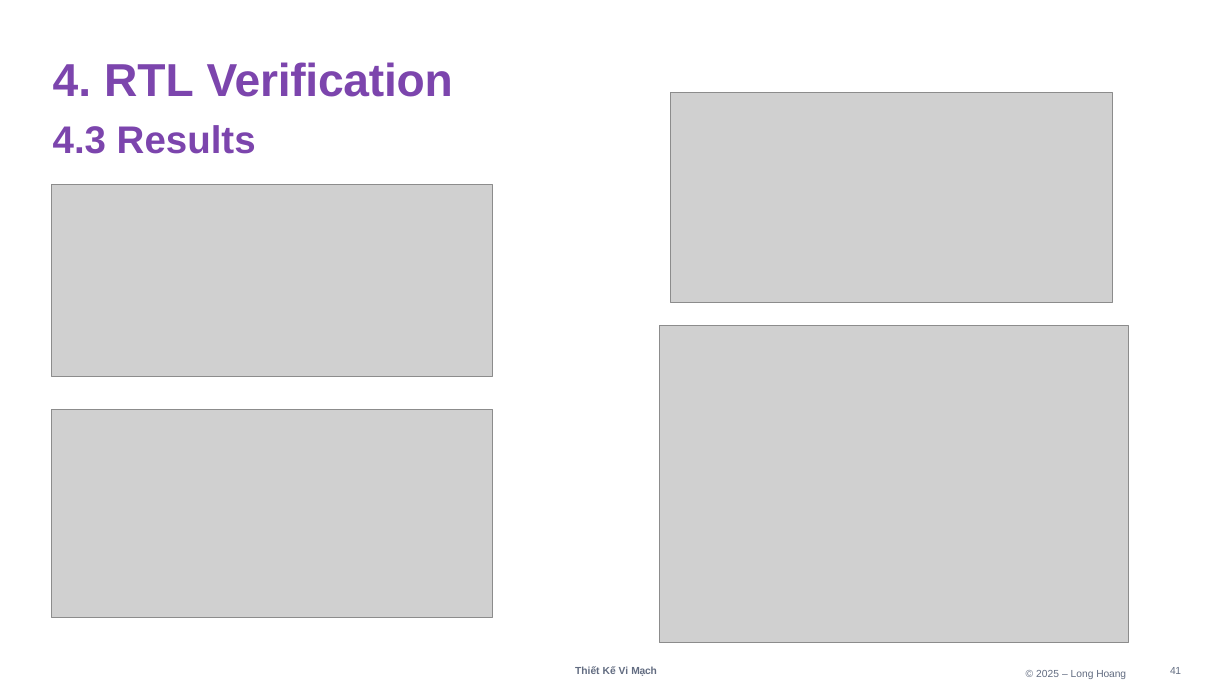
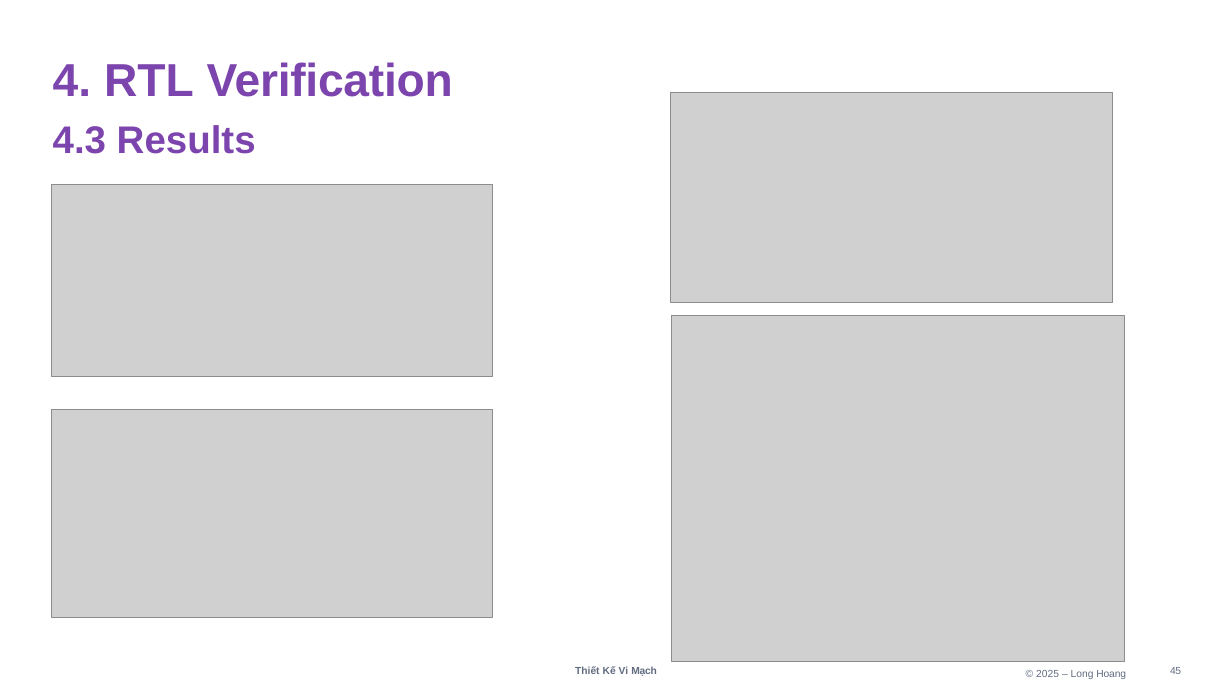
Before and after one commit to 106210049/AMBA-APB, a slide deck: slide 45 of Design Specifications/AMBA_ABP.pptx (slide 41 before the commit). Drawn at 1232x693 pixels with LibreOffice and Linux fonts; fonts in the diff are those of the drawing; grey boxes stand for pictures. Boxes give left, top, right and bottom in pixels: in the first picture for what was removed or moved away, otherwise in the second. Text is boxed around its words. In the diff, an @@ line names an element or a change of style, - is before the commit and + after.

```diff
--- a/Design Specifications/AMBA_ABP.pptx
+++ b/Design Specifications/AMBA_ABP.pptx
@@ picture: place and size @@
-picture at [659, 325, 1128, 643]
+picture at [672, 316, 1125, 662]
@@ page number at [1170, 667, 1181, 674]: text changed @@
-41
+45
```
Also in this commit, not shown: 4 slides added, 1 other file.
